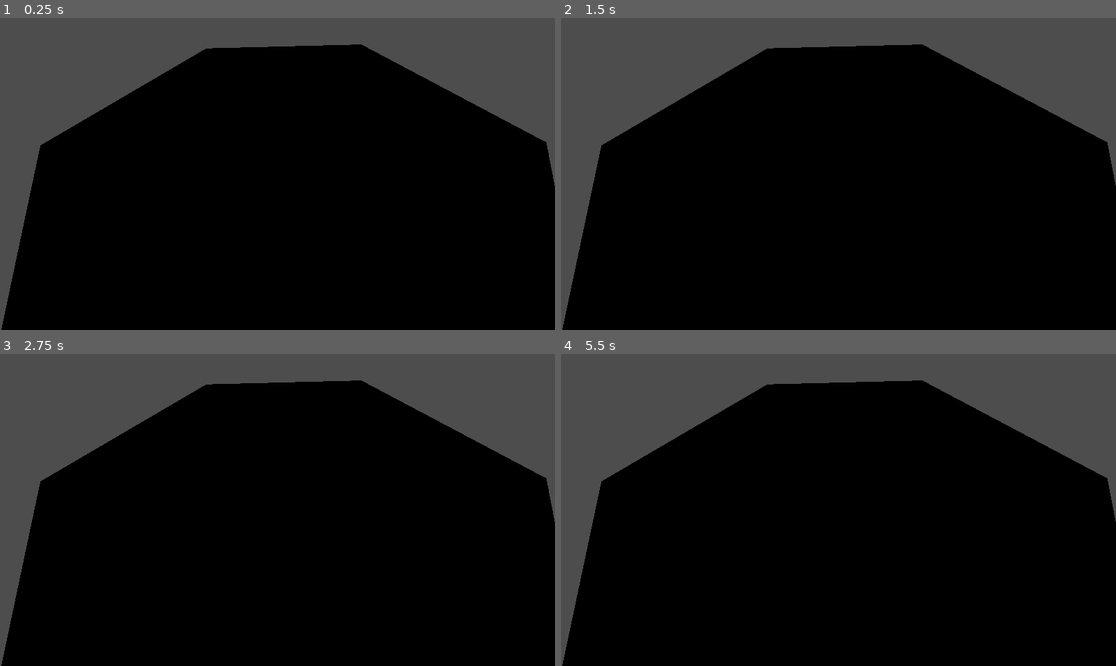
Above: before the commit, frames 1-4 (two rows, left to right).
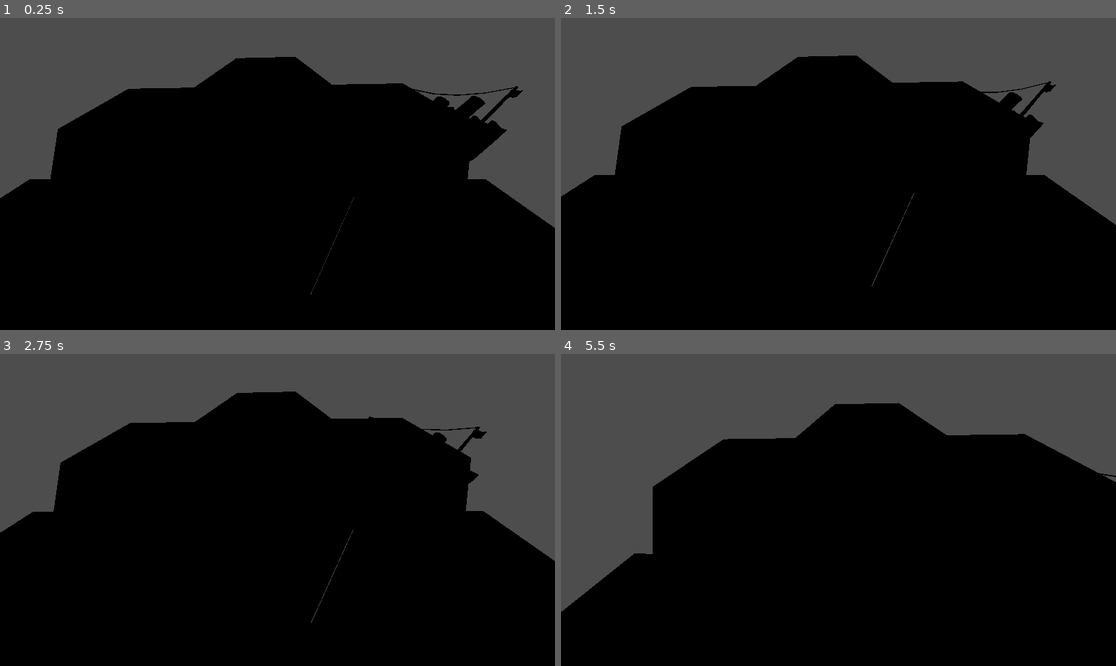
Above: after the commit, the same moments.

Repository: twchapman/kenneyjam2024
Game: Godot game, scene res://testbackup.tscn
The game is run twice, just before and just after one commit, with the same random seed, the same clock (stepped at 60 frames per second) and the same inputs. Before the commit the project starts from res://test.tscn.
Inputs:
- Up to frame 1 (0.25 s): no input
- Up to frame 2 (1.5 s): hold D (turn_right) 0.53-1.28 s; hold A (turn_left) from 1.28 s (still down)
- Up to frame 3 (2.75 s): release A (turn_left) at 2.03 s; hold D (turn_right) from 2.03 s (still down)
- Up to frame 4 (5.5 s): release D (turn_right) at 2.78 s; hold W (move_forward) 2.78-3.53 s; hold A (turn_left) from 3.53 s (still down); tap Enter at 5 s

The runs differ from the first frame. In frame 1, 9.0% of the frame differs, in the area x 0-100%, y 8-100%; in frame 2, 9.1%; in frame 3, 9.3%; in frame 4, 11%.
Error before the commit: Invalid access to property or key 'global_position' on a base object of type 'Nil'. (res://Tugboat.gd:11)

Commit message:
smoke on contact

Diff:
--- a/Tugboat.gd
+++ b/Tugboat.gd
@@ -10,7 +10,7 @@
 func _ready():
 	cameraOffset = camera.global_position - global_position
 
-var thrust = Vector3(0, 0, 25000)
+var thrust = 250
 var torque = 200
 
 func _process(delta):
@@ -19,7 +19,7 @@
 func _integrate_forces(state):
 	if Input.is_action_pressed("move_forward"):
 		var forward_direction = global_transform.basis.z
-		state.apply_force(forward_direction * 250, Vector3.ZERO)
+		state.apply_force(forward_direction * thrust, Vector3.ZERO)
 		#state.apply_force(thrust.rotated(rotation.normalized(), 0))
 	var rotation_direction = 0
 	if Input.is_action_pressed("turn_right"):
--- /dev/null
+++ b/TuggedBoat.gd
@@ -0,0 +1,34 @@
+extends RigidBody3D
+
+var local_collision_points = []
+var sparks = preload("res://smoke.tscn")
+var can_spark = true
+var sparktimer = 1
+var sparktimerleft = sparktimer
+
+func _ready():
+	connect("body_entered",_on_body_entered)
+
+func _process(delta):
+	if not can_spark:
+		sparktimerleft -= delta
+		if sparktimerleft < 0:
+			can_spark = true
+			sparktimerleft = sparktimer
+
+func _integrate_forces(state):
+	local_collision_points.clear()
+	for point in state.get_contact_count():
+		local_collision_points.push_back(state.get_contact_collider_position(point))
+
+func _on_body_entered(body: Node):
+	if (can_spark or true) and not body is Generic6DOFJoint3D:
+		can_spark = false
+		var sparkss = 5
+		for point in local_collision_points:
+			sparkss -= 1
+			if sparkss < 0:
+				break
+			var spark = sparks.instantiate() as Node3D
+			spark.position = point
+			get_tree().root.add_child(spark)
--- a/project.godot
+++ b/project.godot
@@ -11,7 +11,7 @@
 [application]
 
 config/name="Kenney2024"
-run/main_scene="res://test.tscn"
+run/main_scene="res://testbackup.tscn"
 config/features=PackedStringArray("4.2", "Mobile")
 config/icon="res://icon.svg"
 
--- /dev/null
+++ b/sandbar.tscn
@@ -0,0 +1,23 @@
+[gd_scene load_steps=3 format=3 uid="uid://bv25k3vomywx3"]
+
+[ext_resource type="PackedScene" uid="uid://dge2euwa8heox" path="res://Hexagon Kit/Models/GLB format/sand.glb" id="1_ess3d"]
+
+[sub_resource type="BoxShape3D" id="BoxShape3D_6md6w"]
+size = Vector3(1, 1, 0.566772)
+
+[node name="StaticBody3D" type="StaticBody3D"]
+
+[node name="CollisionShape3D3" type="CollisionShape3D" parent="."]
+transform = Transform3D(-10, 0, 17.3205, 0, 20, 0, -17.3205, 0, -10, 0, 0, 0)
+shape = SubResource("BoxShape3D_6md6w")
+
+[node name="CollisionShape3D2" type="CollisionShape3D" parent="."]
+transform = Transform3D(10, 0, 17.3205, 0, 20, 0, -17.3205, 0, 10, 0, 0, 0)
+shape = SubResource("BoxShape3D_6md6w")
+
+[node name="CollisionShape3D" type="CollisionShape3D" parent="."]
+transform = Transform3D(20, 0, 0, 0, 20, 0, 0, 0, 20, 0, 0, 0)
+shape = SubResource("BoxShape3D_6md6w")
+
+[node name="sand2" parent="." instance=ExtResource("1_ess3d")]
+transform = Transform3D(20, 0, 0, 0, 20, 0, 0, 0, 20, 0, 0, 0)
--- /dev/null
+++ b/smoke.tscn
@@ -0,0 +1,32 @@
+[gd_scene load_steps=6 format=3 uid="uid://rt23tadmwvm6"]
+
+[ext_resource type="Script" path="res://sparks.gd" id="1_ydmjw"]
+[ext_resource type="Texture2D" uid="uid://cttstulc1b2e4" path="res://Particle Pack/PNG (Transparent)/smoke_01.png" id="2_ii7db"]
+
+[sub_resource type="AnimatedTexture" id="AnimatedTexture_usace"]
+frame_0/texture = ExtResource("2_ii7db")
+
+[sub_resource type="StandardMaterial3D" id="StandardMaterial3D_pnuip"]
+transparency = 1
+albedo_texture = SubResource("AnimatedTexture_usace")
+billboard_mode = 3
+particles_anim_h_frames = 1
+particles_anim_v_frames = 1
+particles_anim_loop = false
+
+[sub_resource type="QuadMesh" id="QuadMesh_ari7a"]
+material = SubResource("StandardMaterial3D_pnuip")
+size = Vector2(2, 2)
+
+[node name="Smoke" type="Node3D"]
+script = ExtResource("1_ydmjw")
+
+[node name="CPUParticles3D" type="CPUParticles3D" parent="."]
+amount = 25
+lifetime = 2.0
+mesh = SubResource("QuadMesh_ari7a")
+gravity = Vector3(0, 2, 0)
+angular_velocity_min = -38.71
+angular_velocity_max = 38.71
+scale_amount_min = 0.75
+scale_amount_max = 1.5
--- /dev/null
+++ b/sparks.gd
@@ -0,0 +1,9 @@
+extends Node3D
+
+var life = 0
+
+
+func _process(delta):
+	life += delta
+	if life > ($CPUParticles3D as CPUParticles3D).lifetime:
+		queue_free()
--- a/testbackup.tscn
+++ b/testbackup.tscn
@@ -1,10 +1,22 @@
-[gd_scene load_steps=8 format=3 uid="uid://dks0fcof2v7fn"]
+[gd_scene load_steps=20 format=3 uid="uid://dks0fcof2v7fn"]
 
 [ext_resource type="PackedScene" uid="uid://dtuau52bsqoy8" path="res://Hexagon Kit/Models/GLB format/water.glb" id="1_iv4fo"]
 [ext_resource type="Script" path="res://Tugboat.gd" id="2_ej5gx"]
+[ext_resource type="PackedScene" uid="uid://bv25k3vomywx3" path="res://sandbar.tscn" id="2_f0jbi"]
 [ext_resource type="PackedScene" uid="uid://cmdb8cn47pxrp" path="res://Watercraft Pack/Models/GLB format/boat-tow-a.glb" id="3_fbiwj"]
 [ext_resource type="PackedScene" uid="uid://bh2smrfcpl0ie" path="res://rope_segment.tscn" id="4_mcav3"]
 [ext_resource type="PackedScene" uid="uid://cgbvvtnvwljyp" path="res://Watercraft Pack/Models/GLB format/ship-ocean-liner-small.glb" id="5_vgudx"]
+[ext_resource type="Script" path="res://TuggedBoat.gd" id="6_5xcmv"]
+[ext_resource type="PackedScene" uid="uid://cy47atpide78n" path="res://Hexagon Kit/Models/GLB format/river-intersectionA.glb" id="7_tfdlb"]
+[ext_resource type="PackedScene" uid="uid://b0dam783hyq6t" path="res://Hexagon Kit/Models/GLB format/river-intersectionB.glb" id="8_bolh0"]
+[ext_resource type="PackedScene" uid="uid://cygaqy8b8a0tj" path="res://Hexagon Kit/Models/GLB format/river-intersectionC.glb" id="9_8ntxa"]
+[ext_resource type="PackedScene" uid="uid://ba085t7850e21" path="res://Hexagon Kit/Models/GLB format/river-intersectionD.glb" id="10_mldvx"]
+[ext_resource type="PackedScene" uid="uid://l7mlcgsdtwqm" path="res://Hexagon Kit/Models/GLB format/river-intersectionE.glb" id="11_poxws"]
+[ext_resource type="PackedScene" uid="uid://bteerp138mssw" path="res://Hexagon Kit/Models/GLB format/river-intersectionF.glb" id="12_ghdph"]
+[ext_resource type="PackedScene" uid="uid://dqlmkuahpfl7w" path="res://Hexagon Kit/Models/GLB format/river-intersectionG.glb" id="13_1q5db"]
+[ext_resource type="PackedScene" uid="uid://dk2bnbg0uy356" path="res://Hexagon Kit/Models/GLB format/river-intersectionH.glb" id="14_xex5d"]
+[ext_resource type="PackedScene" uid="uid://bk63rc7jmqeou" path="res://Hexagon Kit/Models/GLB format/river-start.glb" id="15_vou3r"]
+[ext_resource type="PackedScene" uid="uid://cumdv3wgfqffg" path="res://Hexagon Kit/Models/GLB format/river-straight.glb" id="16_csd61"]
 
 [sub_resource type="CapsuleShape3D" id="CapsuleShape3D_tnbjd"]
 radius = 1.31142
@@ -16,11 +28,32 @@
 
 [node name="Node3D" type="Node3D"]
 
-[node name="water2" parent="." instance=ExtResource("1_iv4fo")]
-transform = Transform3D(50, 0, 0, 0, 1, 0, 0, 0, 50, 0, 0, 0)
+[node name="canal" type="Node3D" parent="."]
+transform = Transform3D(1, 0, 0, 0, 1, 0, 0, 0, 1, 0, -1.67875, 0)
+
+[node name="water2" parent="canal" instance=ExtResource("1_iv4fo")]
+transform = Transform3D(20, 0, 0, 0, 20, 0, 0, 0, 20, 0, 0, 0)
+
+[node name="water4" parent="canal" instance=ExtResource("1_iv4fo")]
+transform = Transform3D(20, 0, 0, 0, 20, 0, 0, 0, 20, 19.982, 0, 0)
+
+[node name="water5" parent="canal" instance=ExtResource("1_iv4fo")]
+transform = Transform3D(20, 0, 0, 0, 20, 0, 0, 0, 20, 10.0724, 0, 17.1949)
+
+[node name="water7" parent="canal" instance=ExtResource("1_iv4fo")]
+transform = Transform3D(20, 0, 0, 0, 20, 0, 0, 0, 20, 9.90055, 0, -17.1029)
+
+[node name="Sandbar" parent="canal" instance=ExtResource("2_f0jbi")]
+transform = Transform3D(1, 0, 0, 0, 1, 0, 0, 0, 1, 30.1023, 0, -17.3903)
+
+[node name="Sandbar2" parent="canal" instance=ExtResource("2_f0jbi")]
+transform = Transform3D(1, 0, 0, 0, 1, 0, 0, 0, 1, 40.0672, 0, -0.0678406)
+
+[node name="Sandbar3" parent="canal" instance=ExtResource("2_f0jbi")]
+transform = Transform3D(1, 0, 0, 0, 1, 0, 0, 0, 1, 30.1572, 0.00300598, 17.3011)
 
 [node name="Tugboat" type="RigidBody3D" parent="." node_paths=PackedStringArray("ropeSegments", "camera")]
-transform = Transform3D(1, 0, 0, 0, 1, 0, 0, 0, 1, 0, 0, 11.7538)
+transform = Transform3D(1, 0, 0, 0, 1, 0, 0, 0, 1, 15.2052, -3.8147e-06, -7.57046)
 axis_lock_linear_y = true
 axis_lock_angular_x = true
 axis_lock_angular_z = true
@@ -38,7 +71,7 @@
 shape = SubResource("CapsuleShape3D_tnbjd")
 
 [node name="PinJoint3D" type="Generic6DOFJoint3D" parent="."]
-transform = Transform3D(1, 0, 0, 0, 1, 0, 0, 0, 1, 0, 1.3702, 13.8241)
+transform = Transform3D(1, 0, 0, 0, 1, 0, 0, 0, 1, 15.2052, 1.3702, -5.50016)
 node_a = NodePath("../Tugboat")
 node_b = NodePath("../RopeSegment")
 linear_limit_z/upper_distance = 0.5
@@ -51,11 +84,11 @@
 angular_limit_y/upper_angle = 0.785398
 
 [node name="RopeSegment" parent="." instance=ExtResource("4_mcav3")]
-transform = Transform3D(-4.37114e-08, 0, 1, 0, 1, 0, -1, 0, -4.37114e-08, 0, 1.15143, 13.1443)
+transform = Transform3D(-4.37114e-08, 0, 1, 0, 1, 0, -1, 0, -4.37114e-08, 15.2052, 1.15143, -6.17996)
 axis_lock_angular_z = true
 
 [node name="PinJoint3D2" type="Generic6DOFJoint3D" parent="."]
-transform = Transform3D(1, 0, 0, 0, 1, 0, 0, 0, 1, 0, 1.37, 12.483)
+transform = Transform3D(1, 0, 0, 0, 1, 0, 0, 0, 1, 15.2052, 1.37, -6.84126)
 node_a = NodePath("../RopeSegment")
 node_b = NodePath("../RopeSegment2")
 linear_limit_z/upper_distance = 0.5
@@ -68,11 +101,11 @@
 angular_limit_y/upper_angle = 0.785398
 
 [node name="RopeSegment2" parent="." instance=ExtResource("4_mcav3")]
-transform = Transform3D(-4.37114e-08, 0, 1, 0, 1, 0, -1, 0, -4.37114e-08, 0, 1.15143, 11.8229)
+transform = Transform3D(-4.37114e-08, 0, 1, 0, 1, 0, -1, 0, -4.37114e-08, 15.2052, 1.15143, -7.50136)
 axis_lock_angular_z = true
 
 [node name="PinJoint3D3" type="Generic6DOFJoint3D" parent="."]
-transform = Transform3D(1, 0, 0, 0, 1, 0, 0, 0, 1, 0, 1.37, 11.1531)
+transform = Transform3D(1, 0, 0, 0, 1, 0, 0, 0, 1, 15.2052, 1.37, -8.17116)
 node_a = NodePath("../RopeSegment2")
 node_b = NodePath("../RopeSegment3")
 linear_limit_z/upper_distance = 0.5
@@ -85,11 +118,11 @@
 angular_limit_y/upper_angle = 0.785398
 
 [node name="RopeSegment3" parent="." instance=ExtResource("4_mcav3")]
-transform = Transform3D(-4.37114e-08, 0, 1, 0, 1, 0, -1, 0, -4.37114e-08, 0, 1.15143, 10.5034)
+transform = Transform3D(-4.37114e-08, 0, 1, 0, 1, 0, -1, 0, -4.37114e-08, 15.2052, 1.15143, -8.82086)
 axis_lock_angular_z = true
 
 [node name="PinJoint3D4" type="Generic6DOFJoint3D" parent="."]
-transform = Transform3D(1, 0, 0, 0, 1, 0, 0, 0, 1, 0, 1.37, 9.82353)
+transform = Transform3D(1, 0, 0, 0, 1, 0, 0, 0, 1, 15.2052, 1.37, -9.50073)
 node_a = NodePath("../RopeSegment3")
 node_b = NodePath("../RopeSegment4")
 linear_limit_z/upper_distance = 0.5
@@ -102,11 +135,11 @@
 angular_limit_y/upper_angle = 0.785398
 
 [node name="RopeSegment4" parent="." instance=ExtResource("4_mcav3")]
-transform = Transform3D(-4.37114e-08, 0, 1, 0, 1, 0, -1, 0, -4.37114e-08, 0, 1.15143, 9.17381)
+transform = Transform3D(-4.37114e-08, 0, 1, 0, 1, 0, -1, 0, -4.37114e-08, 15.2052, 1.15143, -10.1504)
 axis_lock_angular_z = true
 
 [node name="PinJoint3D6" type="Generic6DOFJoint3D" parent="."]
-transform = Transform3D(1, 0, 0, 0, 1, 0, 0, 0, 1, 0, 1.37, 8.47865)
+transform = Transform3D(1, 0, 0, 0, 1, 0, 0, 0, 1, 15.2052, 1.37, -10.8456)
 node_a = NodePath("../RopeSegment4")
 node_b = NodePath("../RopeSegment5")
 linear_limit_z/upper_distance = 0.5
@@ -119,11 +152,11 @@
 angular_limit_y/upper_angle = 0.785398
 
 [node name="RopeSegment5" parent="." instance=ExtResource("4_mcav3")]
-transform = Transform3D(-4.37114e-08, 0, 1, 0, 1, 0, -1, 0, -4.37114e-08, 0, 1.15143, 7.82894)
+transform = Transform3D(-4.37114e-08, 0, 1, 0, 1, 0, -1, 0, -4.37114e-08, 15.2052, 1.15143, -11.4953)
 axis_lock_angular_z = true
 
 [node name="PinJoint3D5" type="Generic6DOFJoint3D" parent="."]
-transform = Transform3D(1, 0, 0, 0, 1, 0, 0, 0, 1, 0, 1.37, 7.08004)
+transform = Transform3D(1, 0, 0, 0, 1, 0, 0, 0, 1, 15.2052, 1.37, -12.2442)
 node_a = NodePath("../RopeSegment5")
 node_b = NodePath("../TuggedBoat")
 linear_limit_z/upper_distance = 0.5
@@ -136,13 +169,16 @@
 angular_limit_y/upper_angle = 0.785398
 
 [node name="TuggedBoat" type="RigidBody3D" parent="."]
-transform = Transform3D(1, 0, 0, 0, 1, 0, 0, 0, 1, 0, 0, 2)
+transform = Transform3D(1, 0, 0, 0, 1, 0, 0, 0, 1, 15.2052, -3.8147e-06, -17.3243)
 axis_lock_linear_y = true
 axis_lock_angular_x = true
 axis_lock_angular_z = true
 mass = 50.0
 gravity_scale = 0.0
 inertia = Vector3(0, 500, 0)
+max_contacts_reported = 10
+contact_monitor = true
+script = ExtResource("6_5xcmv")
 
 [node name="ship-ocean-liner-small2" parent="TuggedBoat" instance=ExtResource("5_vgudx")]
 transform = Transform3D(1, 0, 0, 0, 1, 0, 0, 0, 1, 0, 0, -5.02108)
@@ -152,7 +188,7 @@
 shape = SubResource("CapsuleShape3D_joc0k")
 
 [node name="Camera3D" type="Camera3D" parent="."]
-transform = Transform3D(-0.0234882, -0.811931, 0.583281, -0.0326691, 0.583754, 0.811273, -0.99919, 8.01556e-08, -0.0402364, 16.3542, 19.1641, 15.7495)
+transform = Transform3D(-0.0234882, -0.811931, 0.583281, -0.0326691, 0.583754, 0.811273, -0.99919, 8.01587e-08, -0.0402364, 31.5594, 19.1641, -3.57476)
 
 [node name="Container" type="Control" parent="Camera3D"]
 visible = false
@@ -176,3 +212,33 @@
 offset_right = 718.0
 offset_bottom = 446.0
 text = "Add Rope Segment"
+
+[node name="river-intersectionA2" parent="." instance=ExtResource("7_tfdlb")]
+transform = Transform3D(1, 0, 0, 0, 1, 0, 0, 0, 1, -36.2339, 0.96656, 0.97076)
+
+[node name="river-intersectionB2" parent="." instance=ExtResource("8_bolh0")]
+transform = Transform3D(1, 0, 0, 0, 1, 0, 0, 0, 1, -36.2033, 0.96656, -0.776867)
+
+[node name="river-intersectionC2" parent="." instance=ExtResource("9_8ntxa")]
+transform = Transform3D(1, 0, 0, 0, 1, 0, 0, 0, 1, -35.0699, 0.96656, -1.11332)
+
+[node name="river-intersectionD2" parent="." instance=ExtResource("10_mldvx")]
+transform = Transform3D(1, 0, 0, 0, 1, 0, 0, 0, 1, -32.9452, 0.96656, -0.0070343)
+
+[node name="river-intersectionE2" parent="." instance=ExtResource("11_poxws")]
+transform = Transform3D(1, 0, 0, 0, 1, 0, 0, 0, 1, -34.4536, 0.992653, 0.446671)
+
+[node name="river-intersectionF2" parent="." instance=ExtResource("12_ghdph")]
+transform = Transform3D(1, 0, 0, 0, 1, 0, 0, 0, 1, -33.6415, 0.96656, -1.001)
+
+[node name="river-intersectionG2" parent="." instance=ExtResource("13_1q5db")]
+transform = Transform3D(1, 0, 0, 0, 1, 0, 0, 0, 1, -33.0481, 0.96656, 1.293)
+
+[node name="river-intersectionH2" parent="." instance=ExtResource("14_xex5d")]
+transform = Transform3D(1, 0, 0, 0, 1, 0, 0, 0, 1, -35.0969, 0.96656, 1.5134)
+
+[node name="river-start2" parent="." instance=ExtResource("15_vou3r")]
+transform = Transform3D(1, 0, 0, 0, 1, 0, 0, 0, 1, -34.8003, 0.96656, 2.59771)
+
+[node name="river-straight2" parent="." instance=ExtResource("16_csd61")]
+transform = Transform3D(1, 0, 0, 0, 1, 0, 0, 0, 1, -33.3331, 0.96656, 2.66527)
Not shown, added: Particle Pack/License.txt
Binary file added: Particle Pack/PNG (Black background)/Rotated/flame_05_rotated.png
Not shown, added: Particle Pack/PNG (Black background)/Rotated/flame_05_rotated.png.import
Binary file added: Particle Pack/PNG (Black background)/Rotated/flame_06_rotated.png
Not shown, added: Particle Pack/PNG (Black background)/Rotated/flame_06_rotated.png.import
Binary file added: Particle Pack/PNG (Black background)/Rotated/muzzle_01_rotated.png
Not shown, added: Particle Pack/PNG (Black background)/Rotated/muzzle_01_rotated.png.import
Binary file added: Particle Pack/PNG (Black background)/Rotated/muzzle_02_rotated.png
Not shown, added: Particle Pack/PNG (Black background)/Rotated/muzzle_02_rotated.png.import
Binary file added: Particle Pack/PNG (Black background)/Rotated/muzzle_03_rotated.png
Not shown, added: Particle Pack/PNG (Black background)/Rotated/muzzle_03_rotated.png.import
Binary file added: Particle Pack/PNG (Black background)/Rotated/muzzle_04_rotated.png
(and 377 more such lines)
